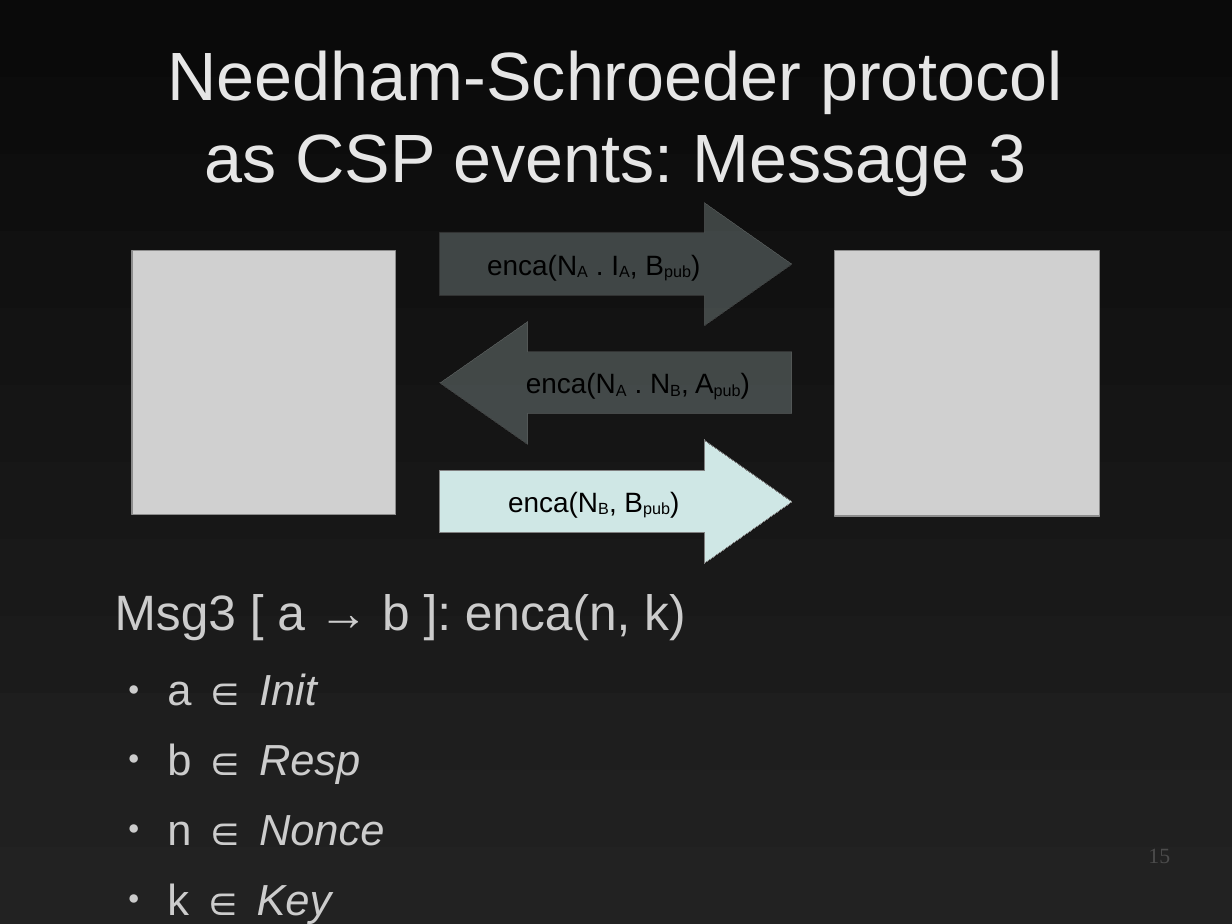
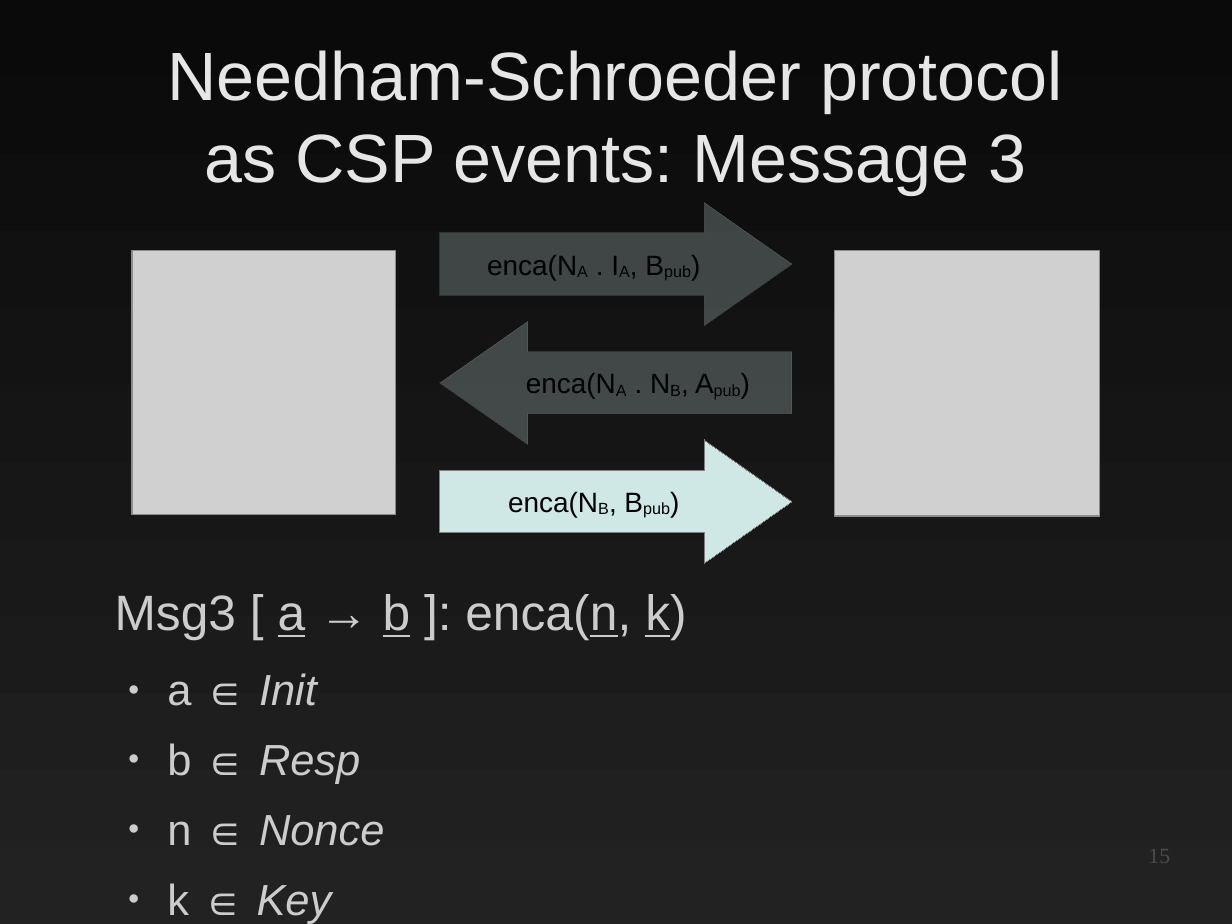
Before and after one commit to EtiennePerot/cs525p, a slide deck: slide 15 of Presentation.odp. Drawn at 1232x924 pixels with LibreOffice and Linux fonts; fonts in the diff are those of the drawing; grey boxes stand for pictures. Boxes give left, top, right and bottom in pixels: in the first picture for what was removed or moved away, otherwise in the second. Text is boxed around its words. In the diff, an @@ line names an element or a change of style, - is before the commit and + after.

Commit message:
Underline event variable names

```diff
--- a/Presentation.odp
+++ b/Presentation.odp
@@ text at (x1=115, y1=594, x2=686, y2=640): underline on in "a b enca(n, k)" @@
```
Also in this commit, not shown: 5 other slides changed.
